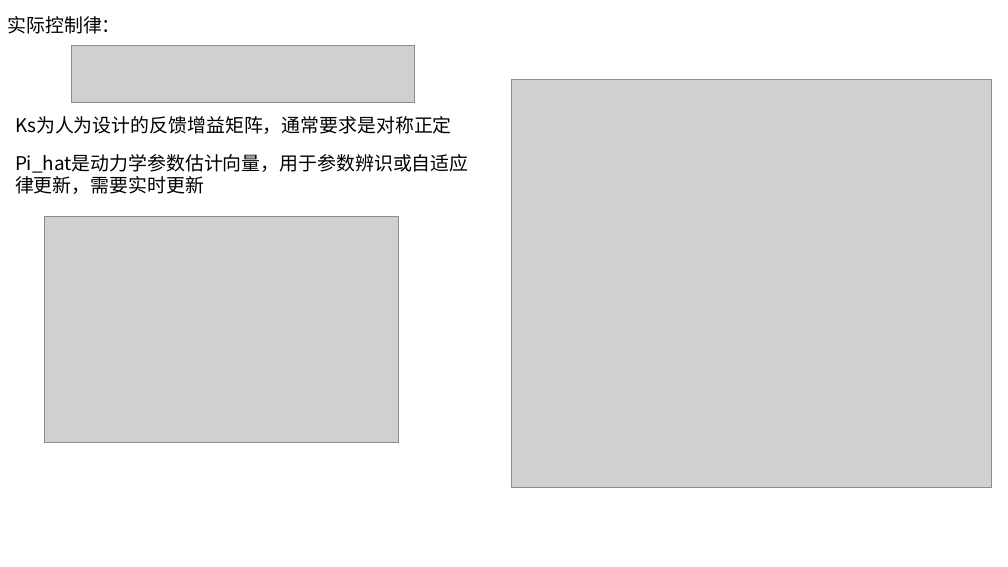
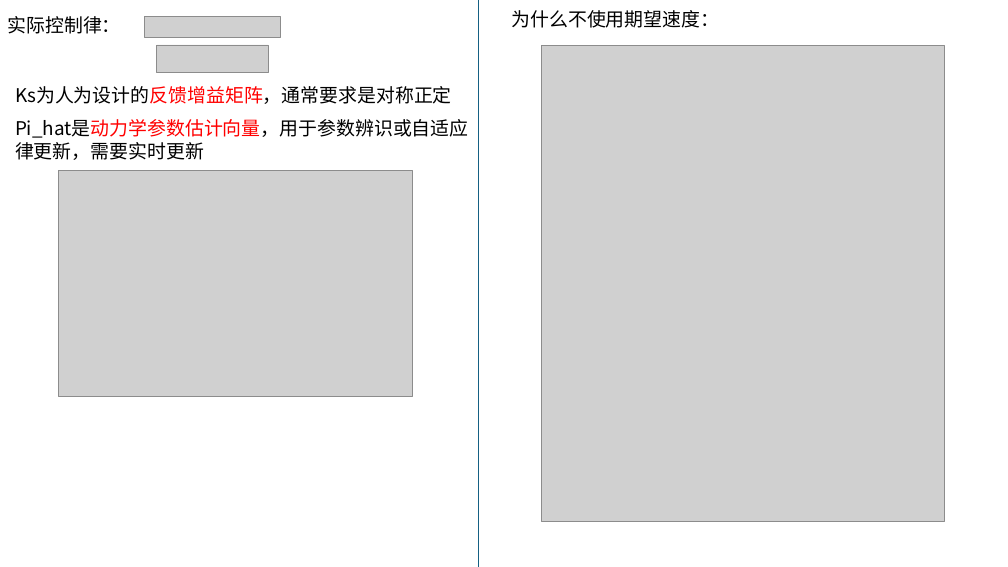
Before and after one commit to yzjjx/AC_MATLAB, a slide deck: slide 4 of 相关说明文档/普通AC构建.pptx (slide 3 before the commit). Drawn at 1008x567 pixels with LibreOffice and Linux fonts; fonts in the diff are those of the drawing; grey boxes stand for pictures. Boxes give left, top, right and bottom in pixels: in the first picture for what was removed or moved away, otherwise in the second. Text is boxed around its words. In the diff, an @@ line names an element or a change of style, - is before the commit and + after.

```diff
--- a/相关说明文档/普通AC构建.pptx
+++ b/相关说明文档/普通AC构建.pptx
@@ picture added at [145, 17, 281, 37] @@
@@ line added from (479, 0) to (479, 567), #156082 1.5 pt @@
@@ text added at [511, 10, 719, 28], 18 pt, text #000000 @@
+为什么不使用期望速度：
@@ picture removed at [71, 45, 414, 102] @@
@@ picture added at [157, 45, 268, 73] @@
@@ picture: place and size @@
-picture at [512, 79, 992, 487]
+picture at [541, 46, 944, 522]
@@ text "Ks为人为设计的反馈增益矩阵，通常要求是对称正定": place and size @@
-text "Ks为人为设计的反馈增益矩阵，通常要求是对称正定" at [15, 116, 452, 134]
+text "Ks为人为设计的反馈增益矩阵，通常要求是对称正定" at [15, 86, 452, 104]
@@ text "Ks为人为设计的反馈增益矩阵，通常要求是对称正定" at [15, 86, 452, 104]: text colour #000000 to #FF0000 in "Ks为人为设计的反馈增益矩阵，通常要求是对称正定" @@
@@ text "Pi_hat是动力学参数估计向量，用于参数辨识或自适应律更新，需要实时更新": place and size @@
-text "Pi_hat是动力学参数估计向量，用于参数辨识或自适应律更新，需要实时更新" at [15, 154, 469, 194]
+text "Pi_hat是动力学参数估计向量，用于参数辨识或自适应律更新，需要实时更新" at [15, 119, 469, 160]
@@ text "Pi_hat是动力学参数估计向量，用于参数辨识或自适应律更新，需要实时更新" at [15, 119, 469, 160]: text colour #000000 to #FF0000 in "Pi_hat是动力学参数估计向量，用于参数辨识或自适应律更新，需要实时更新" @@
@@ picture: place and size @@
-picture at [45, 216, 399, 442]
+picture at [59, 170, 413, 396]
```
Also in this commit, not shown: 1 other slide changed, 2 slides added, 7 other files.
